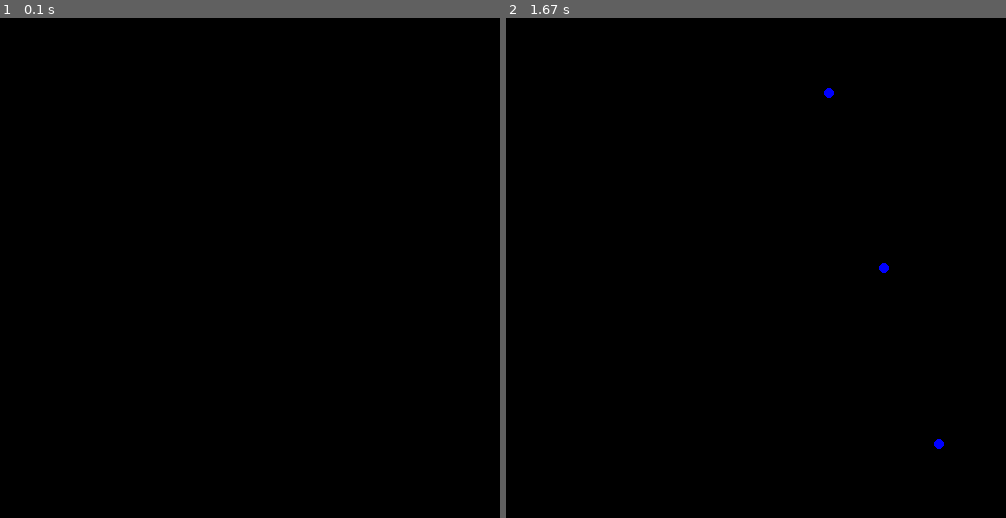
Above: before the commit, frames 1-2 (left to right).
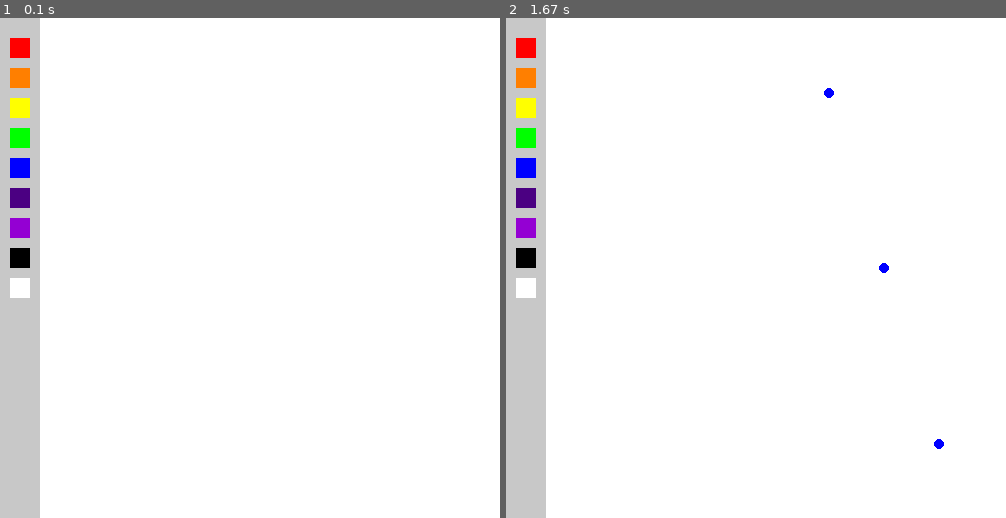
Above: after the commit, the same moments.

Repository: Rabbidking/Pygame-Paint
Game: pygame game, started from main.py
The game is run twice, just before and just after one commit, with the same random seed, the same clock (stepped at 60 frames per second) and the same inputs.
Inputs (mouse positions are in pixels of both pictures, inside the frame that each line leads up to):
- Up to frame 1 (0.1 s): no input
- Up to frame 2 (1.67 s): tap S at 0.33 s; press the mouse at (831, 93) at 0.7 s; move the mouse to (886, 268) at 0.8 s; release the mouse at (941, 443) at 0.93 s; tap R at 1 s; tap Y at 1.33 s

The runs differ from the first frame. In frame 1, 100% of the frame differs, in the area x 0-100%, y 0-100%; in frame 2, 100%.

Commit message:
Add files via upload
Added save as PNG ability, added color swatch GUI

Diff:
--- a/main.py
+++ b/main.py
@@ -1,47 +1,116 @@
 import pygame
+import datetime
 
 # Initialize pygame
 pygame.init()
 
+# Define some colors
+BLACK = (0, 0, 0)
+WHITE = (255, 255, 255)
+RED = (255, 0, 0)
+GREEN = (0, 255, 0)
+BLUE = (0, 0, 255)
+VIOLET = (148, 0, 211)
+INDIGO = (75, 0, 130)
+YELLOW = (255, 255, 0)
+ORANGE = (255, 127, 0)
+
 # Set the screen size
-window_size = (500, 500)
-screen = pygame.display.set_mode(window_size)
+screen_width = 500
+screen_height = 500
+screen = pygame.display.set_mode((screen_width, screen_height))
 pygame.display.set_caption("Paint")
 
-# Set the brush color
-color = (0, 0, 255)
+# Set the background color to white
+screen.fill(WHITE)
+
+# Create a separate surface for the swatch HUD
+swatch_surface_width = 40
+swatch_surface_height = screen_height
+swatch_surface = pygame.Surface((swatch_surface_width, swatch_surface_height))
+swatch_surface.fill((200, 200, 200))
+
+# Define a dictionary of color swatches
+swatches = {
+    RED: (10, 20),
+    ORANGE: (10, 50),
+    YELLOW: (10, 80),
+    GREEN: (10, 110),
+    BLUE: (10, 140),
+    INDIGO: (10, 170),
+    VIOLET: (10, 200),
+    BLACK: (10, 230),
+    WHITE: (10, 260),
+}
+
+# Set the initial brush color to blue
+color = BLUE
 
 # Set a flag to keep track of the mouse button state
 mouse_down = False
+
+# Set a flag to keep track of whether to save the image
+save_image = False
 
 # Run the game loop
 running = True
 while running:
     for event in pygame.event.get():
-
         if event.type == pygame.QUIT:
             running = False
-        # Detect mouse button events
+
+        # Mouse events
         elif event.type == pygame.MOUSEBUTTONDOWN:
-            mouse_down = True
+            # Check if the mouse click is within the canvas area
+            if event.pos[0] > swatch_surface_width:
+                mouse_down = True
+            else:
+                # Check if the mouse click is on a swatch
+                for swatch_color, swatch_pos in swatches.items():
+                    if pygame.Rect(swatch_pos, (20, 20)).collidepoint(event.pos):
+                        color = swatch_color
         elif event.type == pygame.MOUSEBUTTONUP:
             mouse_down = False
 
-        # Change colors depending on what key is pressed
+        # Key events
         elif event.type == pygame.KEYDOWN:
             if event.key == pygame.K_r:
-                color = (255, 0, 0)
+                color = RED
             elif event.key == pygame.K_g:
-                color = (0, 255, 0)
+                color = GREEN
             elif event.key == pygame.K_b:
-                color = (0, 0, 255)
+                color = BLUE
+            elif event.key == pygame.K_v:
+                color = VIOLET
+            elif event.key == pygame.K_i:
+                color = INDIGO
+            elif event.key == pygame.K_y:
+                color = YELLOW
+            elif event.key == pygame.K_o:
+                color = ORANGE
+            elif event.key == pygame.K_s:
+                save_image = True
 
-    # Continuously draw the selected color on screen
     if mouse_down:
-        pygame.draw.circle(screen, color, pygame.mouse.get_pos(), 5)
+        # Check if the mouse is within the canvas area
+        mouse_pos = pygame.mouse.get_pos()
+        if mouse_pos[0] > swatch_surface_width:
+            pygame.draw.circle(screen, color, mouse_pos, 5)
 
-    # Update the screen
+    # Draw the color swatches on the swatch surface
+    for swatch_color, swatch_pos in swatches.items():
+        pygame.draw.rect(swatch_surface, swatch_color, pygame.Rect(swatch_pos, (20, 20)))
+
+    # Draw the swatch surface on top of the canvas surface
+    screen.blit(swatch_surface, (0, 0))
+
     pygame.display.update()
+
+    # Save the image as a PNG
+    if save_image:
+        filename = datetime.datetime.now().strftime("drawing-%Y%m%d-%H%M%S.png")
+        pygame.image.save(screen, filename)
+        save_image = False
 
 # Quit pygame
 pygame.quit()
